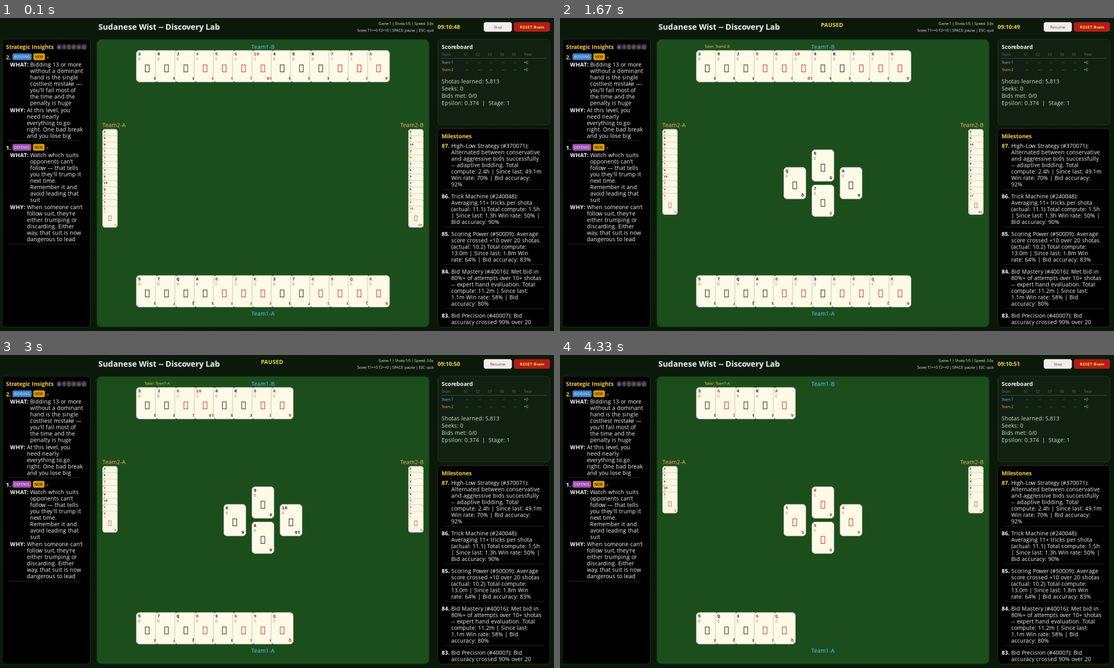
Above: before the commit, frames 1-4 (two rows, left to right).
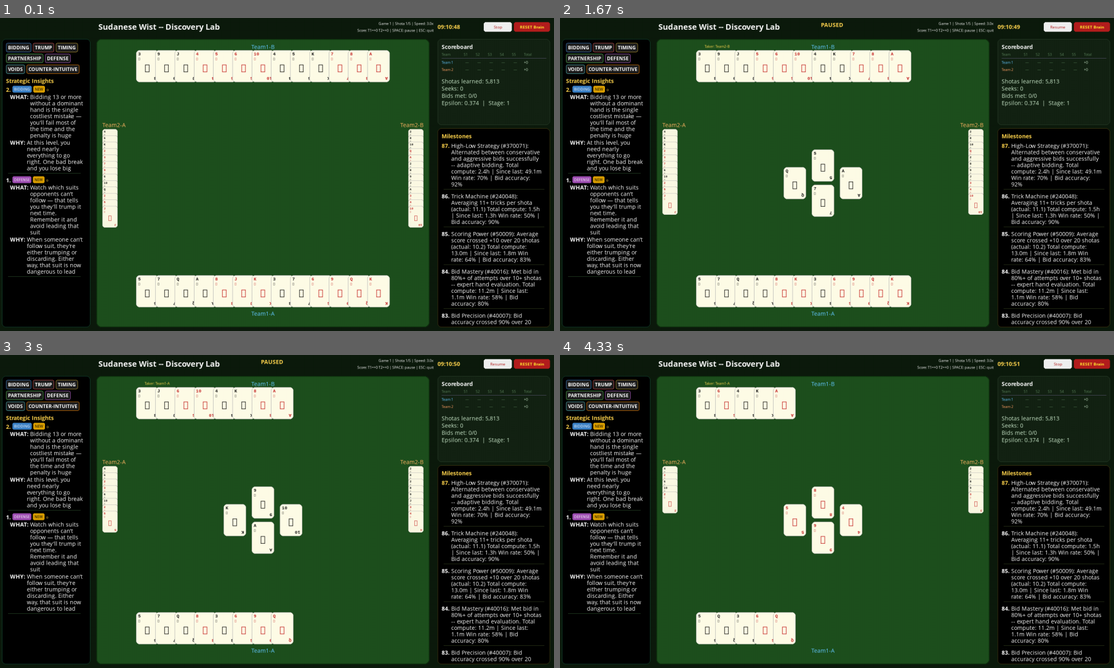
Above: after the commit, the same moments.

Repository: aamagzoub/engineering-intelligence
Game: pygame game, started from gui_wist_discovery/main.py
Two runs of this game, one before a commit and one after it. Both use one fixed random seed, a clock stepped at 60 frames per second and the inputs below.
Inputs (mouse positions are in pixels of both pictures, inside the frame that each line leads up to):
- Up to frame 1 (0.1 s): no input
- Up to frame 2 (1.67 s): click (837, 174) at 0.38 s; tap Space at 0.67, 1, 1.4 s
- Up to frame 3 (3 s): tap Space at 1.7, 2.23, 2.57, 2.87 s; click (288, 405) at 1.88 s
- Up to frame 4 (4.33 s): tap Space at 3.07, 3.37, 3.63, 3.97, 4.27 s

The runs differ from the first frame. In frame 1, 4.3% of the frame differs, in the area x 1-16%, y 7-83%; in frame 2, 4.3%; in frame 3, 4.3%; in frame 4, 4.3%.

Commit message:
feat: counter-intuitive category chip with orange color

Diff:
--- a/gui_wist_discovery/insights.py
+++ b/gui_wist_discovery/insights.py
@@ -840,7 +840,7 @@
             if phase_name and pos_name:
                 insights.append(make_insight(
                     f"Surprising: in the {phase_name} tricks when you're {pos_name}, playing LOW cards works better than playing your Aces and Kings — saving them for later is worth more than winning the trick now",
-                    "timing", "advanced", "emerging", episodes,
+                    "counter-intuitive", "advanced", "emerging", episodes,
                     condition=f"You're {pos_name} in {phase_name} tricks",
                     why="The trick isn't worth the investment. Your high cards earn more later when the table is thinner"
                 ))
@@ -854,7 +854,7 @@
             if phase_name:
                 insights.append(make_insight(
                     f"Counter-intuitive: in the {phase_name} phase, middle cards (9s, 10s, Jacks) outperform Aces — Aces attract trump from void opponents, but mid cards fly under the radar",
-                    "timing", "advanced", "emerging", episodes,
+                    "counter-intuitive", "advanced", "emerging", episodes,
                     condition=f"You're in the {phase_name} phase of the game",
                     why="High cards become targets. Opponents save their trumps specifically to kill your Aces. Mid cards win tricks nobody fights over"
                 ))
@@ -891,7 +891,7 @@
         if best_action == "PASS" and highs >= 3 and best_avg > 0.1:  # Lowered from highs>=4, avg>0.3
             insights.append(make_insight(
                 f"Surprising: with {highs} high cards, passing is BETTER than bidding — high cards without trump length are a mirage. They look strong but get trumped",
-                "bidding", "advanced", "emerging", episodes,
+                "counter-intuitive", "advanced", "emerging", episodes,
                 condition=f"You have {highs}+ high cards but few trumps",
                 why="High cards in non-trump suits get trumped by void opponents. Trump count matters more than raw power",
                 exception="If most of your high cards ARE trumps, then bid confidently"
@@ -904,7 +904,7 @@
                 if bid_val <= 6:
                     insights.append(make_insight(
                         f"Surprising: with {highs} high cards, bidding only {bid_val} works best — promising less and over-delivering beats going all-in and failing",
-                        "bidding", "advanced", "emerging", episodes,
+                        "counter-intuitive", "advanced", "emerging", episodes,
                         condition=f"You have {highs}+ high cards",
                         why="High bids have huge penalties when they fail. A safe bid plus extra tricks scores nearly as well with zero risk"
                     ))
@@ -933,7 +933,7 @@
         if keep_avg > 0.2 and void_avg < -0.1:  # Lowered from 0.4/-0.2
             insights.append(make_insight(
                 "Surprise: sometimes keeping a short suit is BETTER than voiding it — if that suit has a high card, the void isn't worth losing the sure trick",
-                "voids", "advanced", "emerging", episodes,
+                "counter-intuitive", "advanced", "emerging", episodes,
                 condition="Your short suit contains an Ace or King",
                 why="A void gives you trumping potential, but your Ace is already a guaranteed trick. Don't sacrifice guaranteed tricks for potential ones"
             ))
@@ -959,14 +959,14 @@
         if early_avg > late_avg + 0.15:  # Lowered from 0.3
             insights.append(make_insight(
                 "Counter-intuitive: trumping EARLY is more valuable than saving your trumps for later — early trumps disrupt opponents' plans before they develop",
-                "trump", "advanced", "emerging", episodes,
+                "counter-intuitive", "advanced", "emerging", episodes,
                 condition="You're void in a suit in the first half of the game",
                 why="Opponents build their strategy around their strong suits. Trumping early breaks their plans before they execute them. Late trumps are too late — the damage is done"
             ))
         elif late_avg > early_avg + 0.15:  # Lowered from 0.3
             insights.append(make_insight(
                 "Saving your trumps for the endgame is massively more profitable than spending them early — late trumps win tricks nobody can contest",
-                "trump", "advanced", "emerging", episodes,
+                "counter-intuitive", "advanced", "emerging", episodes,
                 condition="You have 3+ trumps and it's early in the game",
                 why="In the endgame, opponents have fewer cards and fewer options. A trump in trick 11 faces less resistance than a trump in trick 3"
             ))
@@ -993,13 +993,13 @@
         if best_pos == "3":
             insights.append(make_insight(
                 "Playing last is the most powerful position in Wist — you see everyone else's card before choosing yours, so you never overpay and never underpay",
-                "timing", "intermediate", "emerging", episodes,
+                "counter-intuitive", "intermediate", "emerging", episodes,
                 why="Information is power. Last seat has perfect information about the current trick"
             ))
         elif best_pos == "0":
             insights.append(make_insight(
                 "Leading is the strongest position — whoever sets the suit controls what everyone else must play. That power is worth more than seeing others' cards first",
-                "timing", "intermediate", "emerging", episodes,
+                "counter-intuitive", "intermediate", "emerging", episodes,
                 why="The leader chooses the battlefield. If you lead your strongest suit, opponents must follow or waste a trump"
             ))
 
@@ -1031,7 +1031,7 @@
             if desp_avg > comf_avg + 0.15 and tier == "X":  # Lowered from 0.3
                 insights.append(make_insight(
                     "When you're behind, throwing away your weakest cards aggressively works — it sounds like giving up, but it's actually setting up voids for a comeback through trumping",
-                    "defense", "advanced", "emerging", episodes,
+                    "counter-intuitive", "advanced", "emerging", episodes,
                     condition="Your team is behind in the game score",
                     why="When behind, you need tricks from nowhere. Dumping weak cards creates voids fast, and voids create free tricks through trumping"
                 ))
@@ -1045,7 +1045,7 @@
             if desp_avg > comf_avg + 0.15:  # Lowered from 0.3
                 insights.append(make_insight(
                     "When behind, play your Aces and Kings immediately — normally you'd save them, but when desperate you need tricks NOW before opponents consolidate their lead",
-                    "timing", "advanced", "emerging", episodes,
+                    "counter-intuitive", "advanced", "emerging", episodes,
                     condition="Your team is losing and you need to catch up",
                     why="Saving cards is a luxury for teams that are winning. When behind, every delayed trick is a trick that might never come"
                 ))
--- a/gui_wist_discovery/renderer.py
+++ b/gui_wist_discovery/renderer.py
@@ -329,6 +329,7 @@
         "partnership": (80, 180, 80),
         "defense": (160, 80, 180),
         "voids": (80, 180, 180),
+        "counter-intuitive": (220, 120, 0),
     }
     _CONF_LABELS = {
         "emerging": "o",
@@ -346,34 +347,47 @@
 
         y = panel_rect.top + 10
 
-        # Title + category filter chips on the same line.
-        title_surf = self.fonts["large"].render("Strategic Insights", True, TEXT_GOLD)
-        self.screen.blit(title_surf, (15, y))
-
-        # Render filter chips to the right of the title.
+        # Category filter chips — two rows above the title, same size as insight badges.
         active_filter = state.get("insight_filter", None)
-        chip_x = 15 + title_surf.get_width() + 8
         chip_rects = {}
-        chip_font = pygame.font.SysFont("Segoe UI", 8)
-        for cat, color in self._CAT_COLORS.items():
-            label = cat[0].upper()  # First letter: B, T, T, P, D, V
+        chip_font = self._cat_font  # 13px bold — matches the insight badges.
+        categories = list(self._CAT_COLORS.keys())
+        chip_x = 15
+        chip_y = y
+
+        for i, cat in enumerate(categories):
+            color = self._CAT_COLORS[cat]
+            label = cat.upper()
             is_active = (active_filter == cat)
-            bg = color if is_active else (50, 50, 50)
+            bg = color if is_active else (30, 30, 30)
             border = color
+
             chip_surf = chip_font.render(label, True, (255, 255, 255))
-            cw = chip_surf.get_width() + 6
-            ch = chip_surf.get_height() + 2
-            chip_rect = pygame.Rect(chip_x, y + 4, cw, ch)
-            pygame.draw.rect(self.screen, bg, chip_rect, border_radius=3)
-            pygame.draw.rect(self.screen, border, chip_rect, width=1, border_radius=3)
-            self.screen.blit(chip_surf, (chip_x + 3, y + 5))
+            cw = chip_surf.get_width() + 10
+            ch = chip_surf.get_height() + 6
+            chip_rect = pygame.Rect(chip_x, chip_y, cw, ch)
+
+            # Wrap to second row if overflows panel width.
+            if chip_x + cw > panel_w - 20:
+                chip_y += ch + 4
+                chip_x = 15
+                chip_rect = pygame.Rect(chip_x, chip_y, cw, ch)
+
+            pygame.draw.rect(self.screen, bg, chip_rect, border_radius=4)
+            pygame.draw.rect(self.screen, border, chip_rect, width=1, border_radius=4)
+            # Center text in chip.
+            text_x = chip_rect.x + (cw - chip_surf.get_width()) // 2
+            text_y = chip_rect.y + (ch - chip_surf.get_height()) // 2
+            self.screen.blit(chip_surf, (text_x, text_y))
             chip_rects[cat] = chip_rect
-            chip_x += cw + 2
-
-        # Store chip rects for click detection (via state).
+            chip_x += cw + 4
+
         state["_chip_rects"] = chip_rects
-
-        y += 26
+        y = chip_y + ch + 8
+
+        # Title.
+        self.screen.blit(self.fonts["large"].render("Strategic Insights", True, TEXT_GOLD), (15, y))
+        y += 22
 
         insights = state.get("insights", [])
         if not insights:
